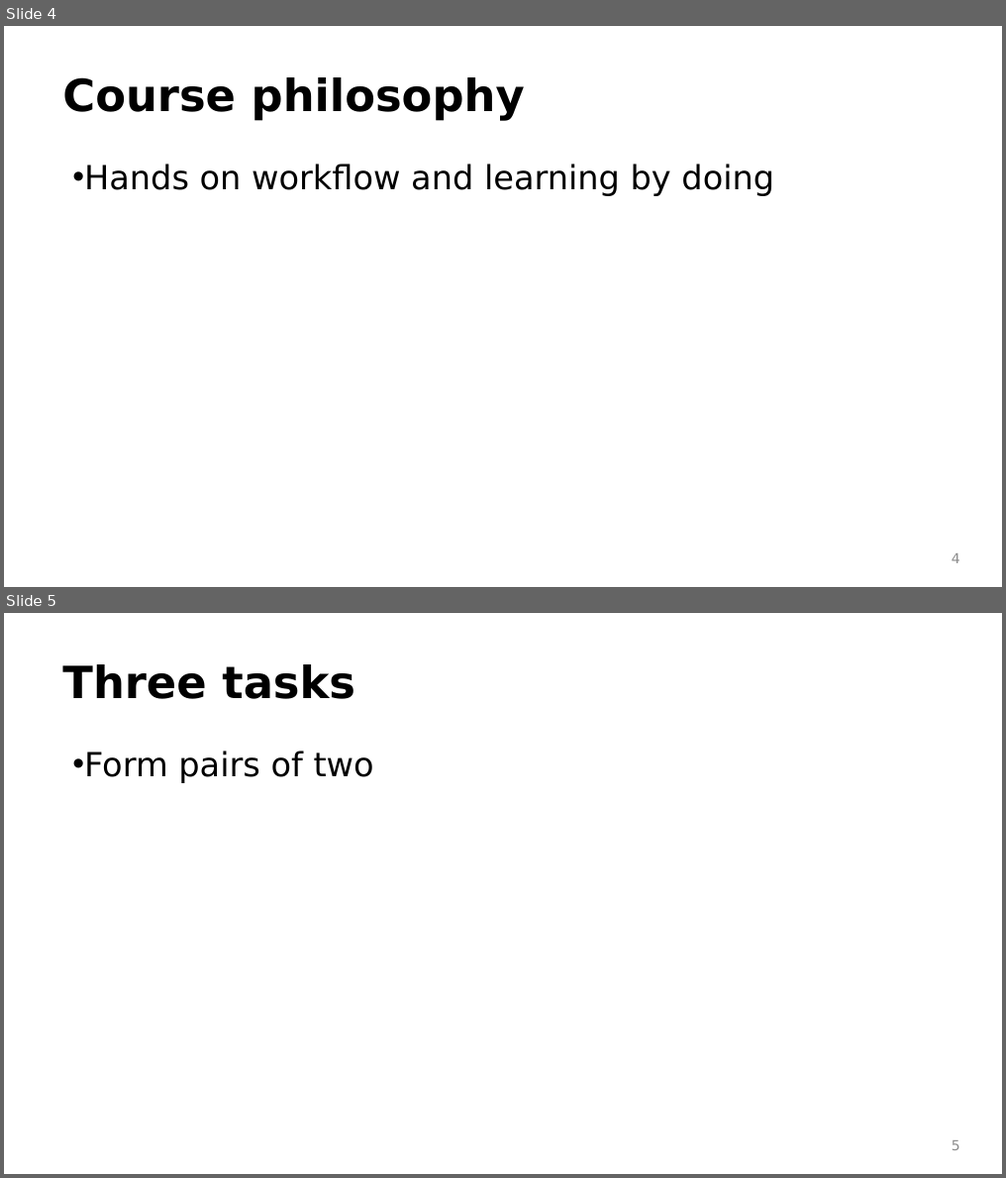
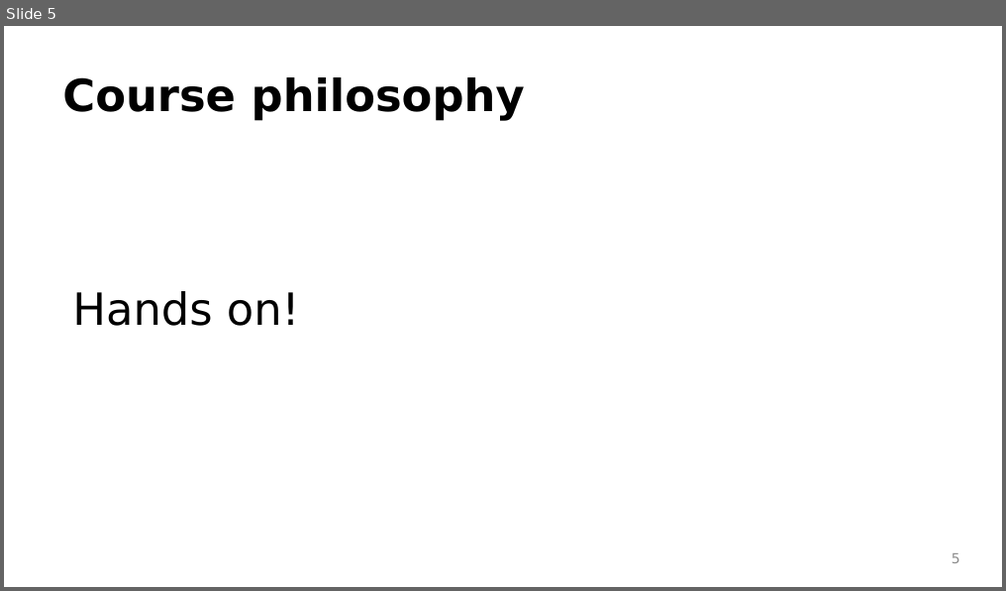
Before and after one commit to idiv-biodiversity/yDiv_building_packages_Rstudio_GitHub, a slide deck: introduction.pptx. Shown one above the other, each under a label of ours: slides 4 and 5 before the commit, slide 5 after it. The pictures are 1006x1178 and 1006x591 pixels, drawn with LibreOffice and Linux fonts; fonts in the diff are those of the drawing; background and template pictures are left out. Boxes give left, top, right and bottom in pixels: in the first picture for what was removed or moved away, otherwise in the second. Text is boxed around its words. In the diff, an @@ line names an element or a change of style, - is before the commit and + after.

```diff
--- a/introduction.pptx
+++ b/introduction.pptx
@@ slide 5 removed at [4, 613, 1002, 1174], background picture (left out) @@
@@ text removed at [62, 664, 355, 699] @@
-Three tasks
@@ text removed at [84, 751, 374, 783] @@
-• Form pairs of two
@@ page number removed at [951, 1141, 960, 1151] @@
-5
@@ what was slide 4 is now slide 5 @@
@@ slide 5 changed as well @@
@@ text at [72, 291, 300, 326]: text changed; size 24 to 32 pt @@
-• Hands on workflow and learning by doing
+Hands on!
@@ page number at [951, 554, 960, 564]: text changed @@
-4
+5
```
Also in this commit, not shown: 5 other slides changed, 2 slides added, 2 other slides removed, 5 other files.
